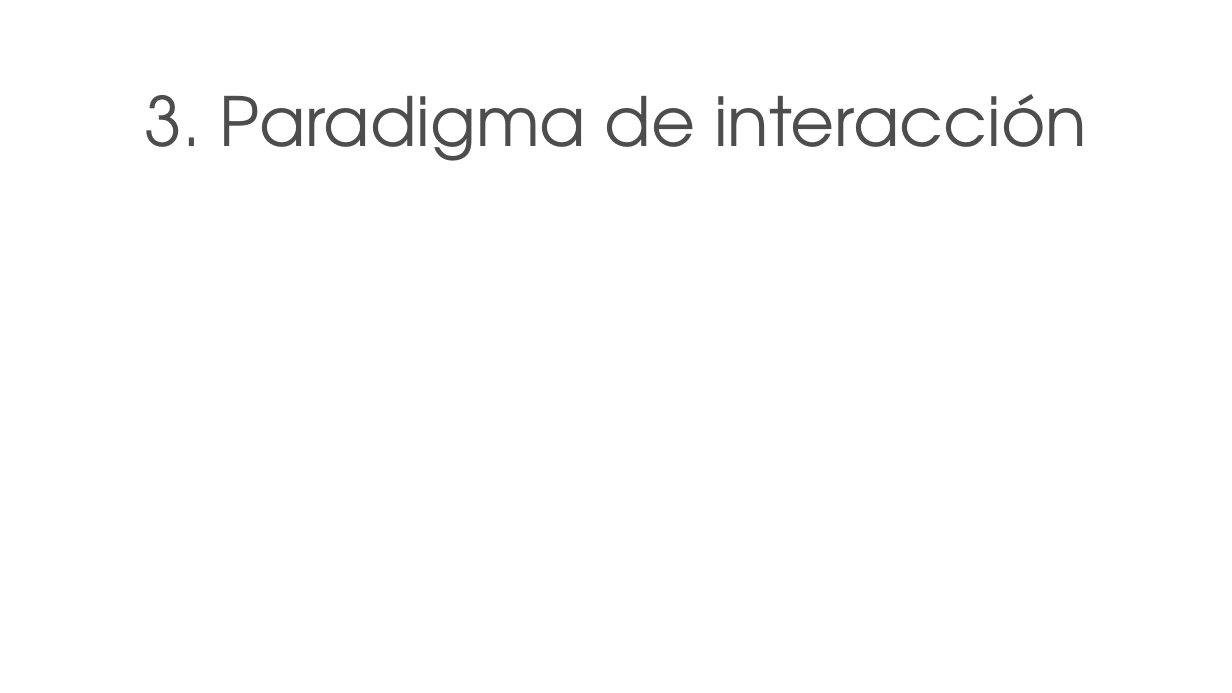
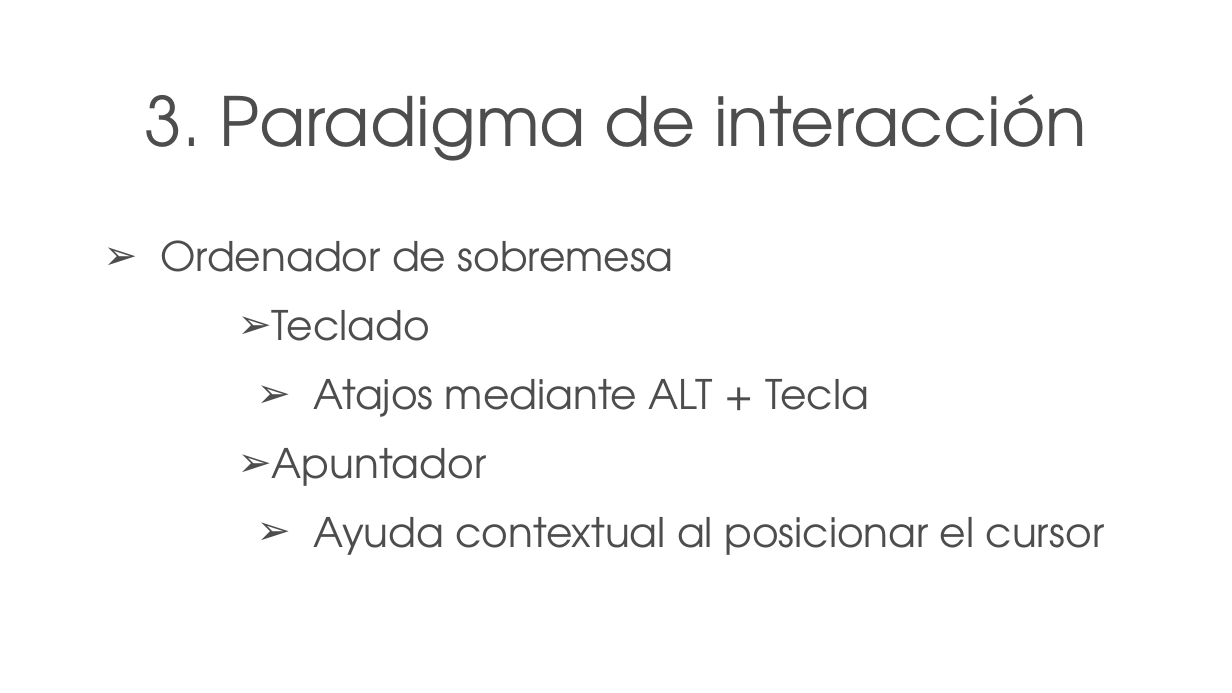
Before and after one commit to Dmon4516/IPC-Practices, a slide deck: slide 13 of Practica8/presentacion/Proyecto Práctica 8.ppt (slide 15 before the commit). Drawn at 1232x693 pixels with LibreOffice and Linux fonts; fonts in the diff are those of the drawing; background and template pictures are left out. Boxes give left, top, right and bottom in pixels: in the first picture for what was removed or moved away, otherwise in the second. Text is boxed around its words. In the diff, an @@ line names an element or a change of style, - is before the commit and + after.

Commit message:
presentacion final

```diff
--- a/Practica8/presentacion/Proyecto Práctica 8.ppt
+++ b/Practica8/presentacion/Proyecto Práctica 8.ppt
@@ text added at (161, 240, 1104, 555), 30 pt, text #4D4D4D @@
+➢ Ordenador de sobremesa
+  ➢ Teclado
+    ➢ Atajos mediante ALT + Tecla
+  ➢ Apuntador
+    ➢ Ayuda contextual al posicionar el cursor
```
Also in this commit, not shown: 5 other slides changed, 2 slides removed, 3 other files.
